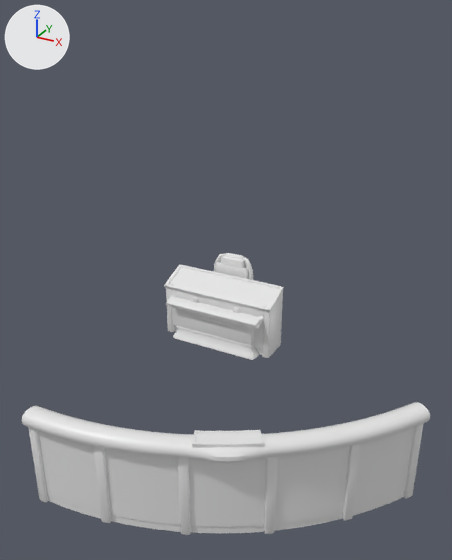
Before and after pictures for a commit that changed the glTF model lcars-ui/deck/bridge.glb.
One viewpoint serves both versions: a camera (50 mm lens) standing at (4.26, -7.66, 4.84) and looking at (1.07, -1.85, 1.94). Arrows for +X, +Y and +Z are at upper left; the lights stay in place. The first picture is the older version. Where no turn or scale is listed for an object, it has been applied to the vertices. Vertices at exactly the same position are counted once.

Objects in the first picture: 'captain_chair', 'conn_console', 'station', 'tactical_rail' and 1 more.
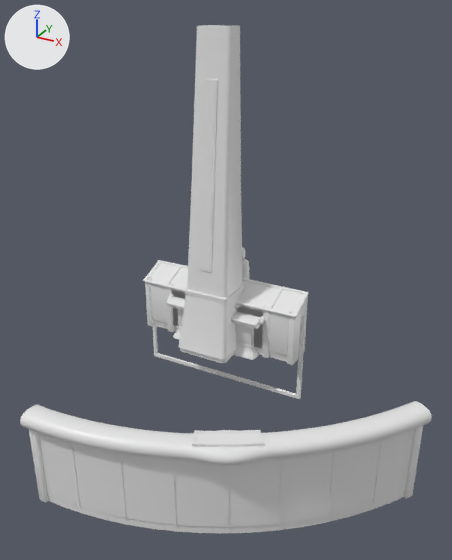
Where the newer file only moved an object's origin or applied its transform, the numbers keep the older frame.

Edits to the scene script, one JSON object a line:
```json
{"block": "me_captain_chair", "where": "# used by ob_captain_chair; location = (0.0, 0.08, 0.64); scale = (0.636, 0.636, 0.636)"}
{"op": "remove", "block": "me_captain_chair", "code": "me_captain_chair.from_pydata(...)  # 2572 vertices, 5044 faces; spans x -0.65..0.65, y -0.63..0.63, z -1.0..1.0"}
{"op": "add", "block": "me_captain_chair", "code": "me_captain_chair.from_pydata(...)  # 2998 vertices, 6000 faces; spans x -0.57..0.57, y -0.6..0.6, z -1.0..1.0"}
{"block": "me_captain_chair", "change": "me_captain_chair part 1: 2 vertices moved within x 0.1..0.18, y 0.35..0.45, z -0.22..0.97; 2081 vertices removed from x -0.64..0.64, y -0.63..0.63, z -1.0..1.0; 2991 vertices added at x -0.57..0.57, y -0.6..0.6, z -1.0..1.0"}
{"block": "me_captain_chair", "change": "other edits to the shape of me_captain_chair do not show in these pictures"}
{"block": "me_tactical_rail", "where": "# used by ob_tactical_rail; location = (1.77, -3.05, 0.58)"}
{"op": "remove", "block": "me_tactical_rail", "code": "me_tactical_rail.from_pydata(...)  # 1209 vertices, 2374 faces; spans x -1.77..1.77, y -1.07..1.07, z -0.58..0.58"}
{"op": "add", "block": "me_tactical_rail", "code": "me_tactical_rail.from_pydata(...)  # 1221 vertices, 2386 faces; spans x -1.77..1.79, y -1.09..1.08, z -0.58..0.58"}
{"block": "me_tactical_rail", "change": "me_tactical_rail part 2: the loose piece of 56 vertices spanning x -1.01..-0.89, y -0.94..-0.8, z -0.58..0.4 is deleted"}
{"block": "me_tactical_rail", "change": "me_tactical_rail part 3: 223 vertices moved from x -1.77..1.77, y -1.07..1.07, z 0.39..0.53 to x -1.77..1.79, y -1.09..1.08, z 0.38..0.54; 383 vertices removed from x -1.77..1.77, y -1.07..1.07, z -0.58..0.55; 507 vertices added at x -1.77..1.79, y -1.09..1.08, z -0.48..0.56"}
{"block": "me_tactical_rail", "change": "other edits to the shape of me_tactical_rail do not show in these pictures"}
{"op": "add", "block": "me_display_bezel", "code": ["me_display_bezel = bpy.data.meshes.new('display_bezel')", "me_display_bezel.from_pydata(...)  # 88 vertices, 176 faces; spans x -1.36..1.36, y -0.02..0.02, z -0.71..0.71", "me_display_bezel.materials.append(mat_bridge_atlas)  # white #e7e7e7"]}
{"op": "add", "block": "me_station_long", "code": ["me_station_long = bpy.data.meshes.new('station_long')", "me_station_long.from_pydata(...)  # 516 vertices, 1004 faces; spans x -1.32..1.32, y -0.25..0.25, z -0.51..0.51", "me_station_long.materials.append(mat_bridge_atlas)  # white #e7e7e7"]}
{"op": "add", "block": "me_screen_fin", "code": ["me_screen_fin = bpy.data.meshes.new('screen_fin')", "me_screen_fin.from_pydata(...)  # 192 vertices, 360 faces; spans x -0.41..0.41, y -0.37..0.37, z -2.3..2.3", "me_screen_fin.materials.append(mat_bridge_atlas)  # white #e7e7e7"]}
{"op": "set", "path": "ob_captain_chair.location", "old": "(0.0, 0.08, 0.64)", "new": "(0.0, 0.04, 0.72)"}
{"op": "set", "path": "ob_captain_chair.scale", "old": "(0.636, 0.636, 0.636)", "new": "(0.723, 0.723, 0.723)"}
{"op": "add", "block": "ob_display_bezel", "code": ["ob_display_bezel = bpy.data.objects.new('display_bezel', me_display_bezel)", "ob_display_bezel.location = (0.0, 0.0, 0.0)"]}
{"op": "add", "block": "ob_station_long", "code": ["ob_station_long = bpy.data.objects.new('station_long', me_station_long)", "ob_station_long.location = (0.0, -0.01, 0.51)"]}
{"op": "add", "block": "ob_screen_fin", "code": ["ob_screen_fin = bpy.data.objects.new('screen_fin', me_screen_fin)", "ob_screen_fin.location = (0.0, -0.33, 2.3)"]}
```

Pixel boxes (x1, y1, x2, y2) of what changed, in the pictures (452 x 560 px; the box of a moved part takes in the faces that stretch with it):
```json
{"object": "tactical_rail", "change": "reshaped", "before": [22, 402, 430, 535], "after": [20, 401, 432, 533]}
{"object": "screen_fin", "change": "added", "after": [178, 25, 244, 363]}
{"object": "station_long", "change": "added", "after": [143, 260, 309, 365]}
{"object": "display_bezel", "change": "added", "after": [153, 316, 305, 400]}
{"object": "captain_chair", "change": "reshaped, moved, rescaled", "before": [192, 254, 253, 328], "after": [235, 247, 249, 310], "on screen": "mostly hidden afterwards"}
{"part": 2, "of": "me_tactical_rail", "change": "deleted", "before": [94, 446, 112, 523]}
{"part": 3, "of": "me_tactical_rail", "change": "moved or reshaped", "before": [22, 402, 430, 535], "after": [20, 401, 432, 527]}
{"object": "conn_console", "change": "unchanged, covered by the edit", "before": [166, 295, 264, 360], "after": [166, 294, 265, 360]}
```
